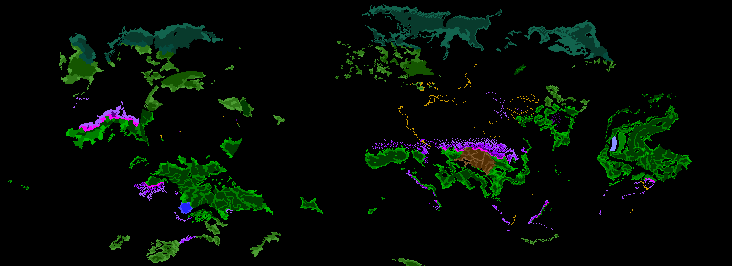
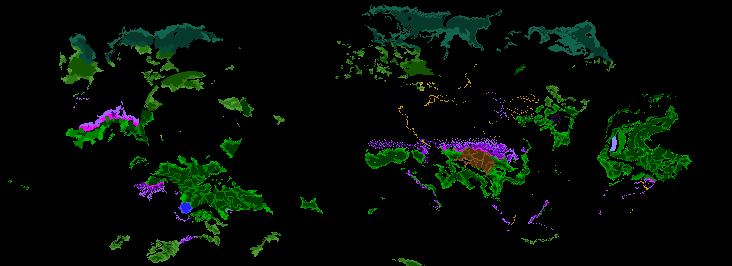
Before/after of a w=732, h=266 layered artwork. What changed in the layer stack:
painted on "trees.bmp" over [368, 139, 529, 202]
